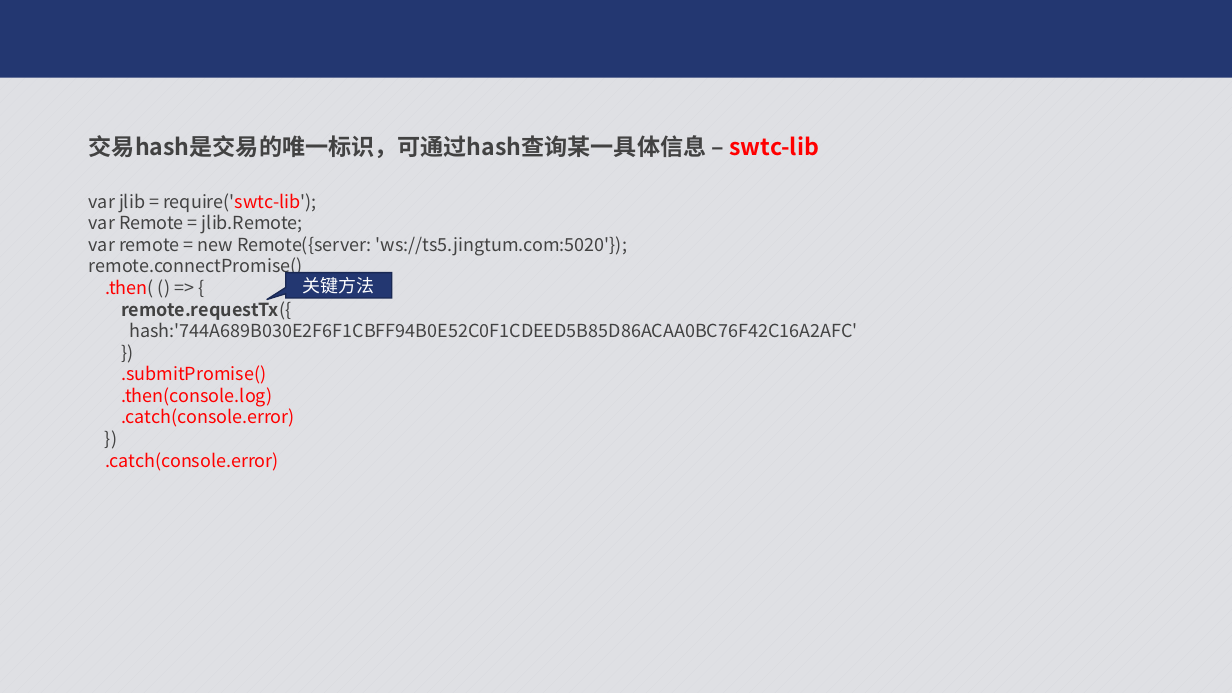
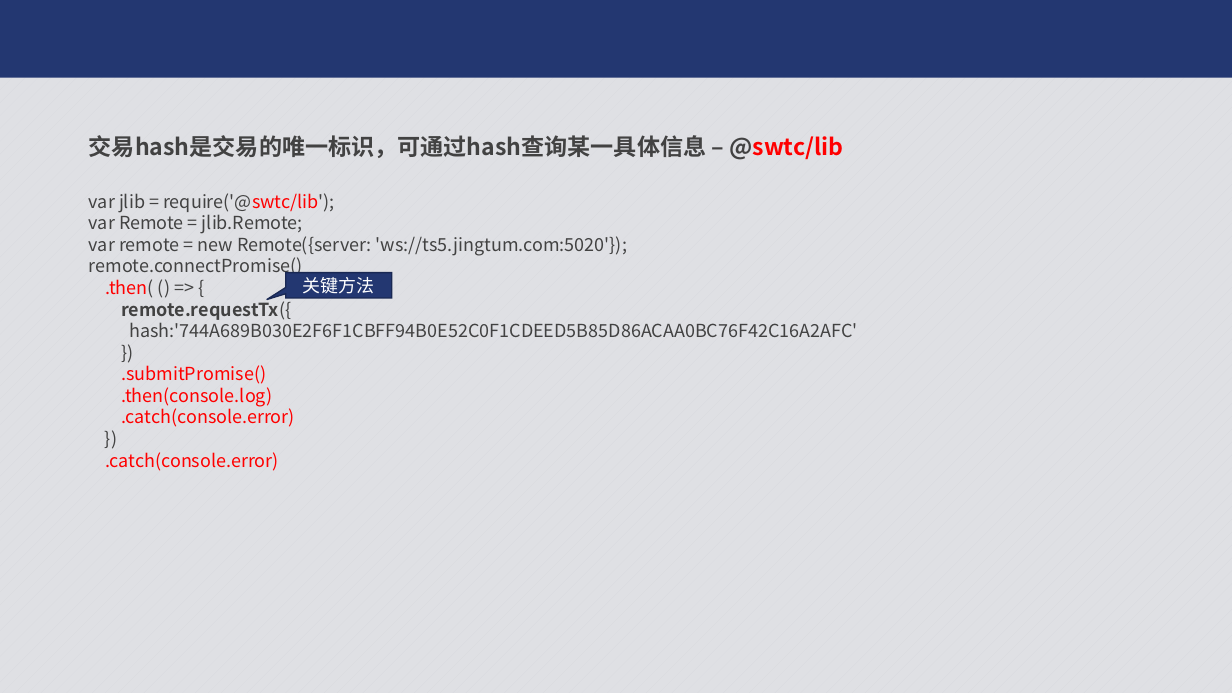
Before and after one commit to JCCDex/jingtum_doc, a slide deck: slide 28 of pfp14-swtclib.pptx. Drawn at 1232x693 pixels with LibreOffice and Linux fonts; fonts in the diff are those of the drawing; background and template pictures are left out. Boxes give left, top, right and bottom in pixels: in the first picture for what was removed or moved away, otherwise in the second. Text is boxed around its words. In the diff, an @@ line names an element or a change of style, - is before the commit and + after.

```diff
--- a/pfp14-swtclib.pptx
+++ b/pfp14-swtclib.pptx
@@ text at [89, 135, 843, 160]: text changed @@
-交易hash是交易的唯一标识，可通过hash查询某一具体信息 – swtc-lib
+交易hash是交易的唯一标识，可通过hash查询某一具体信息 – @swtc/lib
@@ text at [89, 193, 335, 213]: text changed @@
-var jlib = require('swtc-lib');
+var jlib = require('@swtc/lib');
```
Also in this commit, not shown: 15 other slides changed.
